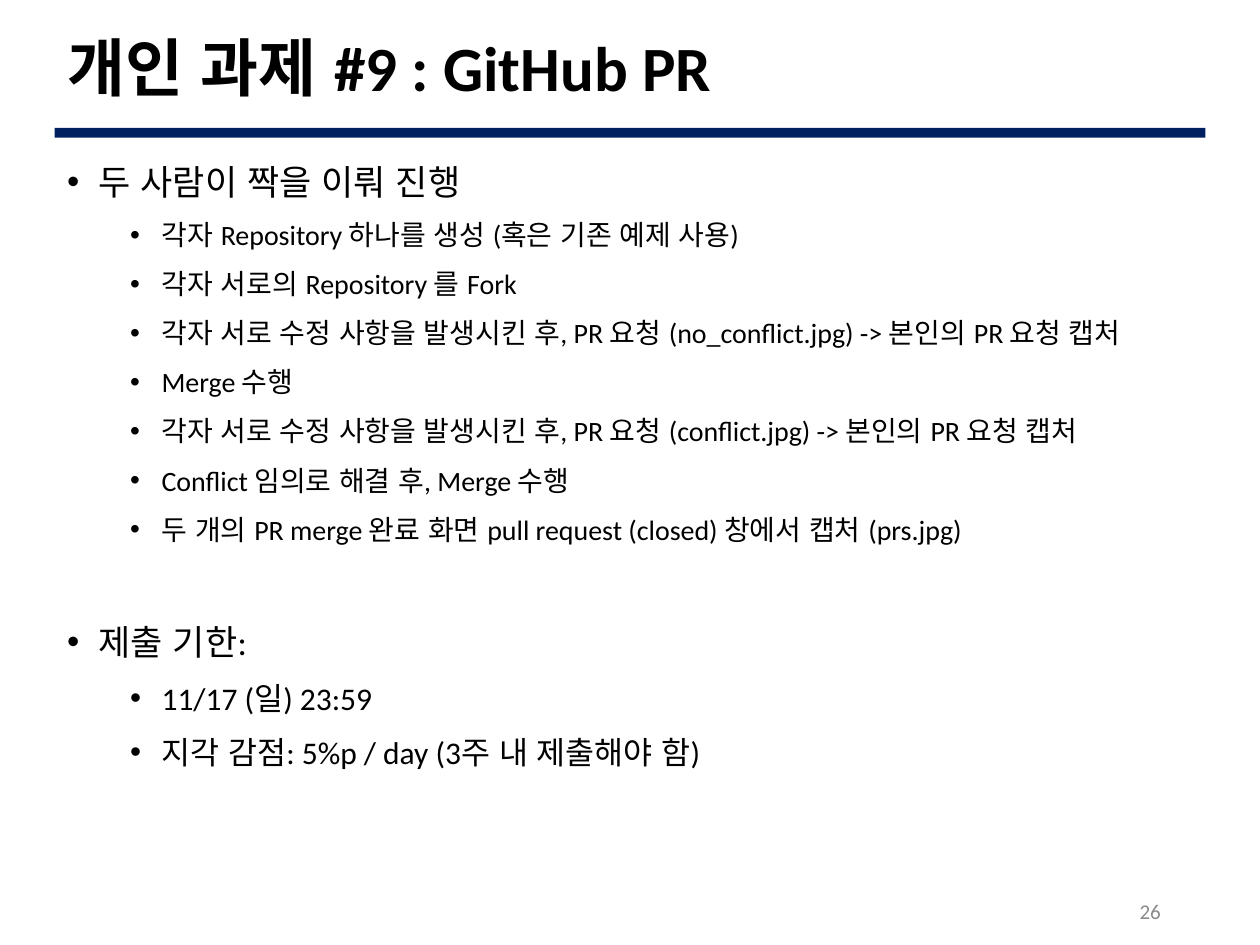
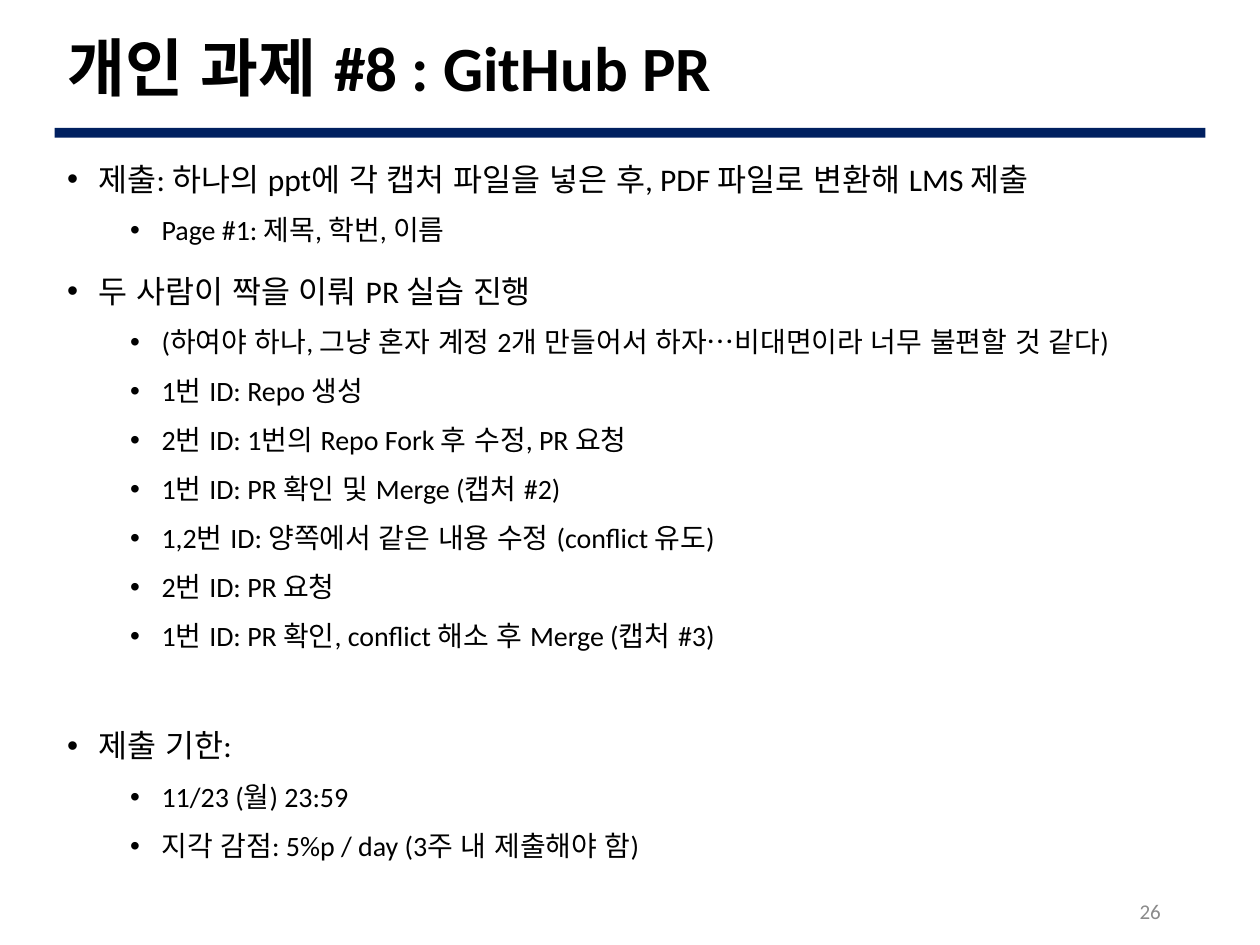
Before and after one commit to JBNU-JEduTools/osscourse, a slide deck: slide 26 of Slides 2020/11. GitHub Pull Request.pptx. Drawn at 1260x945 pixels with LibreOffice and Linux fonts; fonts in the diff are those of the drawing; background and template pictures are left out. Boxes give left, top, right and bottom in pixels: in the first picture for what was removed or moved away, otherwise in the second. Text is boxed around its words. In the diff, an @@ line names an element or a change of style, - is before the commit and + after.

```diff
--- a/Slides 2020/11. GitHub Pull Request.pptx
+++ b/Slides 2020/11. GitHub Pull Request.pptx
@@ title at box(67, 38, 711, 97): text changed @@
-개인 과제 #9 : GitHub PR
+개인 과제 #8 : GitHub PR
@@ text at box(99, 164, 1109, 651): text changed @@
-• 두 사람이 짝을 이뤄 진행
-  • 각자 Repository 하나를 생성 (혹은 기존 예제 사용)
-  • 각자 서로의 Repository 를 Fork
-  • 각자 서로 수정 사항을 발생시킨 후, PR 요청 (no_conflict.jpg) -> 본인의 PR 요청 캡처
-  • Merge 수행
-  • 각자 서로 수정 사항을 발생시킨 후, PR 요청 (conflict.jpg) -> 본인의 PR 요청 캡처
-  • Conflict 임의로 해결 후, Merge 수행
-  • 두 개의 PR merge 완료 화면 pull request (closed) 창에서 캡처 (prs.jpg)
+• 제출: 하나의 ppt에 각 캡처 파일을 넣은 후, PDF 파일로 변환해 LMS 제출
+  • Page #1: 제목, 학번, 이름
+• 두 사람이 짝을 이뤄 PR 실습 진행
+  • (하여야 하나, 그냥 혼자 계정 2개 만들어서 하자…비대면이라 너무 불편할 것 같다)
+  • 1번 ID: Repo 생성
+  • 2번 ID: 1번의 Repo Fork 후 수정, PR 요청
+  • 1번 ID: PR 확인 및 Merge (캡처 #2)
+  • 1,2번 ID: 양쪽에서 같은 내용 수정 (conflict 유도)
+  • 2번 ID: PR 요청
+  • 1번 ID: PR 확인, conflict 해소 후 Merge (캡처 #3)
@@ text at box(99, 730, 639, 861): size 20 to 18 pt in "제출 기한:"; size 18 to 16 pt in "지각 감점: 5%p / day (3주 내 ..." @@
@@ text at box(162, 784, 348, 811): text changed; size 18 to 16 pt @@
-  • 11/17 (일) 23:59
+  • 11/23 (월) 23:59
```
Also in this commit, not shown: 1 other slide changed, 3 other files.
